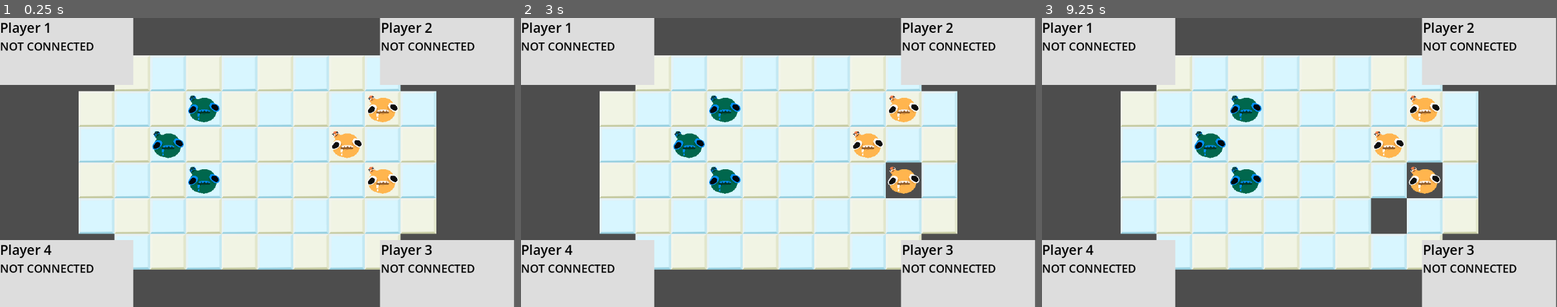
Above: before the commit, frames 1-3 (left to right).
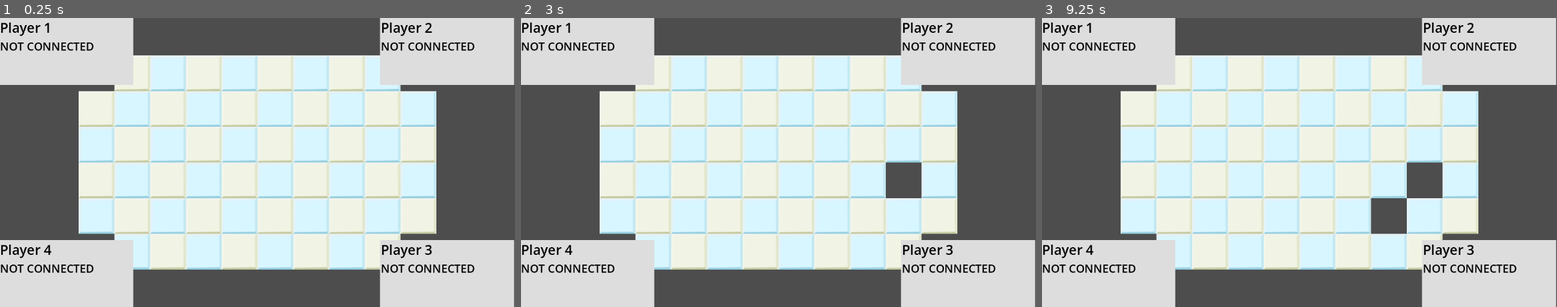
Above: after the commit, the same moments.

Repository: patator62180/GDWL_67
Game: Godot game, scene res://scenes/game/game.tscn
Two runs of this game, one before a commit and one after it. Both use one fixed random seed, a clock stepped at 60 frames per second and the inputs below. This scene is started directly instead of the project's main scene.
Inputs (mouse positions are in pixels of both pictures, inside the frame that each line leads up to):
- Up to frame 1 (0.25 s): no input
- Up to frame 2 (3 s): tap Enter (ui_accept) at 0.5, 0.77, 1.25, 1.52, 2, 2.75 s; move the mouse to (727, 107) at 0.52 s; hold Right (right) 0.53-1.28 s; click (727, 107) at 0.6 s; move the mouse to (690, 145) at 1.27 s; hold Down (down) 1.28-2.03 s; click (690, 145) at 1.35 s; move the mouse to (727, 179) at 2.02 s; hold Right (right) 2.03-2.78 s; click (727, 179) at 2.1 s; move the mouse to (902, 107) at 2.77 s; hold Up (up) from 2.78 s (still down); click (902, 107) at 2.85 s
- Up to frame 3 (9.25 s): tap Enter (ui_accept) at 3.02, 3.5, 3.77, 4.25, 4.52, 6.02, 6.77, 7.52, 9.02 s; move the mouse to (1387, 145) at 3.52 s; release Up (up) at 3.53 s; hold Left (left) 3.53-5.03 s; click (1387, 145) at 3.6 s; move the mouse to (1423, 179) at 4.27 s; click (1423, 179) at 4.35 s; move the mouse to (1325, 162) at 5.02 s; hold Down (down) 5.03-5.78 s; click (1325, 162) at 5.1 s; move the mouse to (1222, 90) at 5.77 s; hold Right (right) 5.78-6.53 s; click (1222, 90) at 5.85 s; move the mouse to (1412, 148) at 6.52 s; hold Up (up) 6.53-7.28 s; click (1412, 148) at 6.6 s; move the mouse to (1196, 176) at 7.27 s; hold Right (right) 7.28-8.03 s; click (1196, 176) at 7.35 s; move the mouse to (1351, 98) at 8.02 s; hold Down (down) 8.03-8.78 s; click (1351, 98) at 8.1 s; move the mouse to (1273, 220) at 8.77 s; hold Left (left) from 8.78 s (still down); click (1273, 220) at 8.85 s

The runs differ from the first frame. In frame 1, 2.3% of the frame differs, in the area x 29-78%, y 26-61%; in frame 2, 2.4%; in frame 3, 2.4%.
Error in both runs: Invalid access to property or key 'peer_player_joined' on a base object of type 'Nil'. (res://scenes/game/game.gd:22)

Commit message:
spawn players

Diff:
--- a/scenes/game/game.gd
+++ b/scenes/game/game.gd
@@ -25,9 +25,6 @@
             player_character.played.connect(on_player_played)
 
     grid.cell_click.connect(on_cell_click)
-
-    for player in player_characters:
-        player.setup_players(grid)
 
 func on_player_played():
     player_index_playing = player_index_playing + 1 if player_index_playing < len(players) - 1 else 0
@@ -61,6 +58,8 @@
         for player_index in range(MAX_PLAYERS_COUNT):
             if player_index > len(players) - 1:
                 player_cards[player_index].visible = false
+            else:
+                player_characters[player_index].spawn_initial_player(grid)
 
         spawn_host()
         set_turn(0)
@@ -114,9 +113,8 @@
             grid.show_possible_selection(grid_pos)
             return
         elif selected_player != null:
-            if selected_player.can_move_to(grid_pos):
+            if selected_player.can_move_to(grid_pos, grid):
                 selected_player.move_to.rpc_id(1, grid.get_screen_pos(grid_pos))
-                selected_player.grid_pos = grid_pos
 
             selected_player = null
             grid.clear_possible_selections()
--- a/scenes/game/game.tscn
+++ b/scenes/game/game.tscn
@@ -106,29 +106,12 @@
 format = 2
 
 [node name="Player0Manager" parent="." instance=ExtResource("3_6h5xp")]
-
-[node name="Player" parent="Player0Manager" index="0"]
-modulate = Color(0, 0.568627, 0.988235, 1)
-position = Vector2(-200, -200)
-
-[node name="Player2" parent="Player0Manager" index="1"]
-modulate = Color(0, 0.568627, 0.988235, 1)
-position = Vector2(-300, -100)
-
-[node name="Player3" parent="Player0Manager" index="2"]
-modulate = Color(0, 0.568627, 0.988235, 1)
-position = Vector2(-200, 0)
+modulate = Color(0, 0, 1, 1)
+initial_grid_pos = Vector2i(-3, 0)
 
 [node name="Player1Manager" parent="." instance=ExtResource("3_6h5xp")]
-
-[node name="Player" parent="Player1Manager" index="0"]
-position = Vector2(300, -200)
-
-[node name="Player2" parent="Player1Manager" index="1"]
-position = Vector2(200, -100)
-
-[node name="Player3" parent="Player1Manager" index="2"]
-position = Vector2(300, 0)
+modulate = Color(1, 0, 1, 1)
+initial_grid_pos = Vector2i(3, 0)
 
 [node name="Camera2D" type="Camera2D" parent="."]
 zoom = Vector2(0.8, 0.8)
--- a/scenes/player/player.gd
+++ b/scenes/player/player.gd
@@ -5,8 +5,6 @@
 signal played
 
 var tile_size = 100
-
-var grid_pos = Vector2.ZERO
 
 var is_moving = false
 var start_pos = Vector2.ZERO
@@ -45,8 +43,9 @@
             is_moving = false
             played.emit()
 
-func can_move_to(grid_pos: Vector2):
-    return self.grid_pos.distance_to(grid_pos) <= 1
+func can_move_to(grid_pos: Vector2, grid: Grid):
+    var current_grid_pos = grid.get_grid_pos(position)
+    return current_grid_pos.distance_to(grid_pos) <= 1
 
 func process_action(action: String):
     match action:
--- a/scenes/player_manager/player_manager.gd
+++ b/scenes/player_manager/player_manager.gd
@@ -2,22 +2,30 @@
 
 class_name PlayerManager
 
-@export var player_characters: Array[Player]
+@export var players_root: Node2D
+@export var player_scene: PackedScene
+@export var initial_grid_pos: Vector2i
+
+var player_characters: Array[Player]:
+    get:
+        var _player_characters: Array[Player] = []
+
+        for child in players_root.get_children():
+            if child is Player:
+                _player_characters.append(child)
+
+        return _player_characters
 
 signal played
 
-# Called when the node enters the scene tree for the first time.
-func _ready():
-    for player_character in player_characters:
-        player_character.played.connect(func(): played.emit())
+func spawn_initial_player(grid: Grid):
+    spawn_player(grid, initial_grid_pos)
 
-# Called every frame. 'delta' is the elapsed time since the previous frame.
-func _process(delta):
-    pass
-
-func setup_players(grid: Grid):
-    for player in player_characters:
-        player.grid_pos = grid.get_grid_pos(player.position)
+func spawn_player(grid: Grid, grid_pos: Vector2):
+    var player_character = player_scene.instantiate() as Player
+    players_root.add_child(player_character)
+    player_character.position = grid.get_screen_pos(grid_pos)
+    player_character.played.connect(func(): played.emit())
 
 func process_action(action: String):
     for player in player_characters:
--- a/scenes/player_manager/player_manager.tscn
+++ b/scenes/player_manager/player_manager.tscn
@@ -3,12 +3,13 @@
 [ext_resource type="Script" path="res://scenes/player_manager/player_manager.gd" id="1_xbxu0"]
 [ext_resource type="PackedScene" uid="uid://bef6pckymx8bi" path="res://scenes/player/player.tscn" id="2_6as7a"]
 
-[node name="PlayerManager" type="Node2D" node_paths=PackedStringArray("player_characters")]
+[node name="PlayerManager" type="Node2D" node_paths=PackedStringArray("players_root")]
 script = ExtResource("1_xbxu0")
-player_characters = [NodePath("Player"), NodePath("Player2"), NodePath("Player3")]
+players_root = NodePath("Players")
+player_scene = ExtResource("2_6as7a")
 
-[node name="Player" parent="." instance=ExtResource("2_6as7a")]
+[node name="PlayerSpawner" type="MultiplayerSpawner" parent="."]
+_spawnable_scenes = PackedStringArray("res://scenes/player/player.tscn")
+spawn_path = NodePath("../Players")
 
-[node name="Player2" parent="." instance=ExtResource("2_6as7a")]
-
-[node name="Player3" parent="." instance=ExtResource("2_6as7a")]
+[node name="Players" type="Node2D" parent="."]
